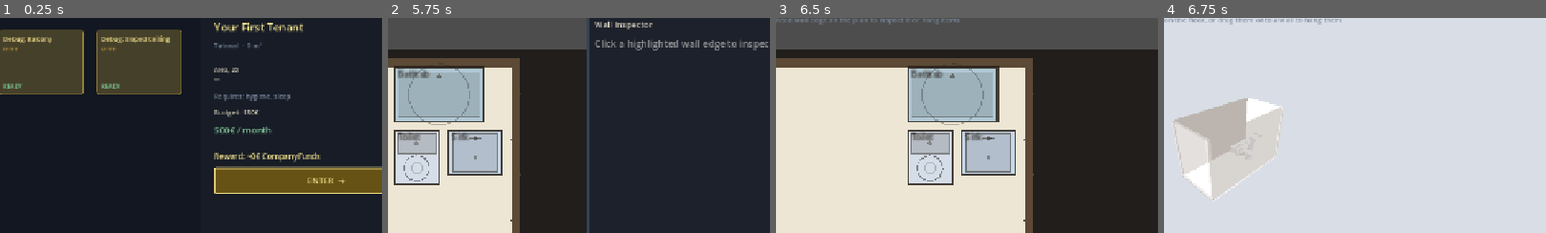
Above: before the commit, frames 1-4 (left to right).
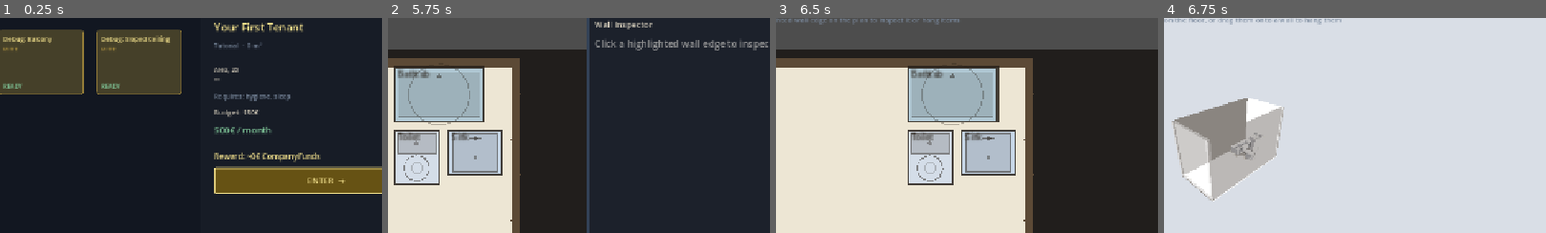
Above: after the commit, the same moments.

Repository: Bobovino/MakeItFit
Game: Godot game, scene res://scenes/CityMap.tscn
Two runs of this game, one before a commit and one after it. Both use one fixed random seed, a clock stepped at 60 frames per second and the inputs below.
Inputs:
- Up to frame 1 (0.25 s): no input
- Up to frame 2 (5.75 s): click "★ Replay" at 0.5 s; click "★ Replay" at 1.25 s; click "★ Replay" at 2 s; click "ENTER →" at 2.75 s; click "← City Map" at 3.5 s; click "ENTER →" at 4.25 s; click "Split" at 5 s
- Up to frame 3 (6.5 s): click "Top-Down" at 5.75 s
- Up to frame 4 (6.75 s): click "3D" at 6.5 s
The pictures show only the part of the screen within x 41-91%, y 8-58%; the shares and areas given below are measured in that part.

Frames 1-3 are identical in both runs. In frame 4, 6.8% of the frame differs, in the area x 2-32%, y 37-86%.

Commit message:
Fix low-contrast 3D lighting — furniture was blending into the floor
ambient_light_energy was 0.9 (near-flat fill light), which combined
with the pale floor/wall colors and Kenney's own pale default
materials made shading contrast nearly disappear — furniture read as
almost the same white as the floor, exactly as reported. Dropped
ambient to 0.45 so the existing DirectionalLight3D (shadow_enabled
was already on) actually produces visible shading, and added SSAO for
extra contact-shadow definition at furniture bases and edges.

Verified in-game: the toilet in Debug: Balcony is now clearly
readable against the wall/floor instead of a flat white blob.

Diff:
--- a/scenes/Room3DView.tscn
+++ b/scenes/Room3DView.tscn
@@ -7,7 +7,10 @@
 background_color = Color(0.85, 0.87, 0.9, 1)
 ambient_light_source = 2
 ambient_light_color = Color(0.9, 0.9, 0.95, 1)
-ambient_light_energy = 0.9
+ambient_light_energy = 0.45
+ssao_enabled = true
+ssao_radius = 0.5
+ssao_intensity = 2.5
 
 [node name="Room3DView" type="Control"]
 anchor_right = 1.0
